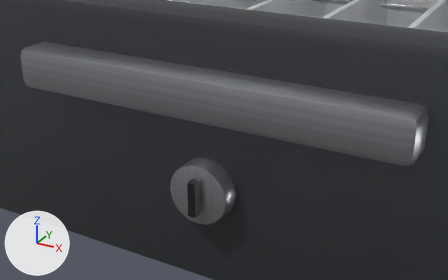
The glTF model Assets/checkout/glb/cash_drawer.glb, before and after one commit.
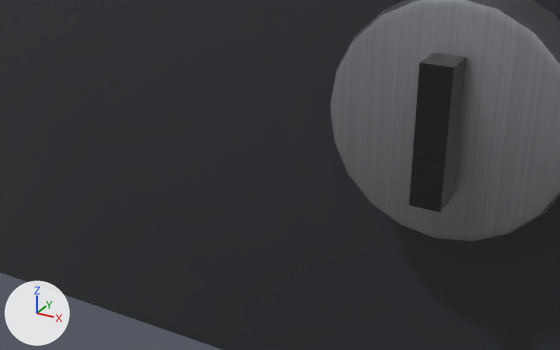
There are two pictures of each version: one from a 50 mm camera at (0.1379, -1.0789, 0.1954) aimed at (0.0085, -0.8435, 0.0777), one close up from a 50 mm camera at (0.0256, -0.9432, 0.0838) aimed at (-0.0142, -0.8709, 0.0476). The lights are fixed; the arrows at lower left show +X, +Y and +Z. The last two pictures show the newer version. Where no turn or scale is listed for an object, it has been applied to the vertices.

In view in the first close-up: 'CashDrawer_Lock', 'CashDrawer_Tray', 'lock_key'.
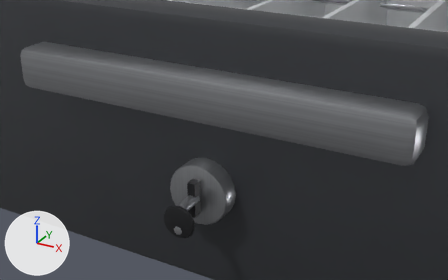
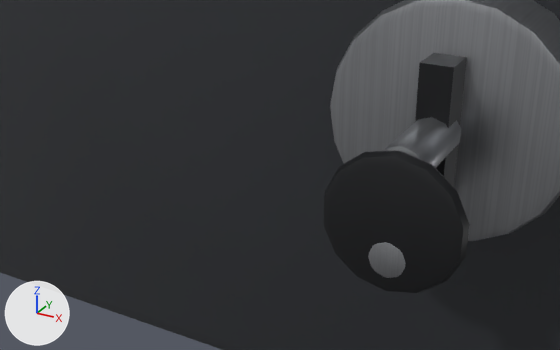
What differs and where, as boxes [x1, y1, x2, y2] in the close-ups (560 x 350 px):
'lock_keybow', added: after [324, 151, 470, 293]
'lock_keyshaft', added: after [384, 117, 461, 168]
'lock_keyhole', added: after [368, 242, 406, 278]

What changed in the scene script:
```text
Add me_cylinder_001:
    me_cylinder_001.from_pydata(...)  # 60 vertices, 116 faces; spans x -0.00266..0.00266, y -0.007..0.007, z -0.0028..0.0028
    me_cylinder_001.materials.append(mat_m_brushedalu)  # picture img_brushedalu
Add me_cylinder_003:
    me_cylinder_003.from_pydata(...)  # 112 vertices, 220 faces; spans x -0.00261..0.00261, y -0.0014..0.0014, z -0.00261..0.00261
    me_cylinder_003.materials.append(mat_m_brushedalu)  # picture img_brushedalu
Add me_cylinder_002:
    me_cylinder_002.from_pydata(...)  # 70 vertices, 136 faces; spans x -0.0083..0.0083, y -0.0013..0.0013, z -0.0085..0.0085
    me_cylinder_002.materials.append(mat_m_matteblackmetal)  # picture img_matteblackmetal
Add ob_lock_keyshaft:
    ob_lock_keyshaft = bpy.data.objects.new('lock_keyshaft', me_cylinder_001)
    ob_lock_keyshaft.location = (0.0, -0.8632, 0.051)
Add ob_lock_keyhole:
    ob_lock_keyhole = bpy.data.objects.new('lock_keyhole', me_cylinder_003)
    ob_lock_keyhole.location = (0.0, -0.8712, 0.041)
Add ob_lock_keybow:
    ob_lock_keybow = bpy.data.objects.new('lock_keybow', me_cylinder_002)
    ob_lock_keybow.location = (0.0, -0.8712, 0.045)
```
